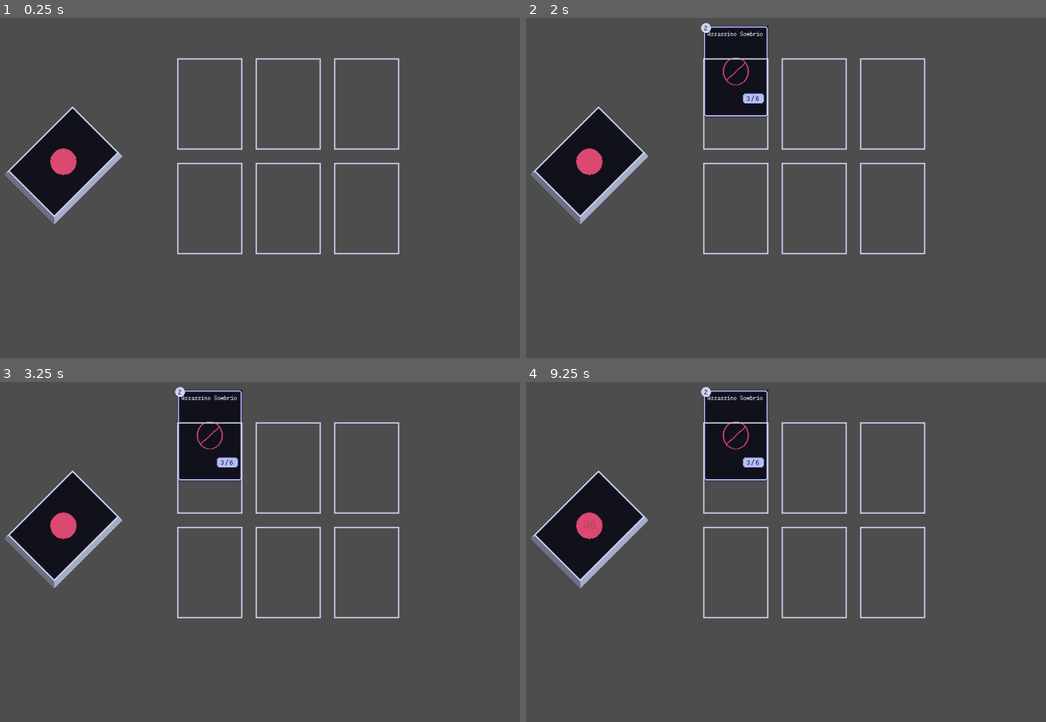
Above: before the commit, frames 1-4 (two rows, left to right).
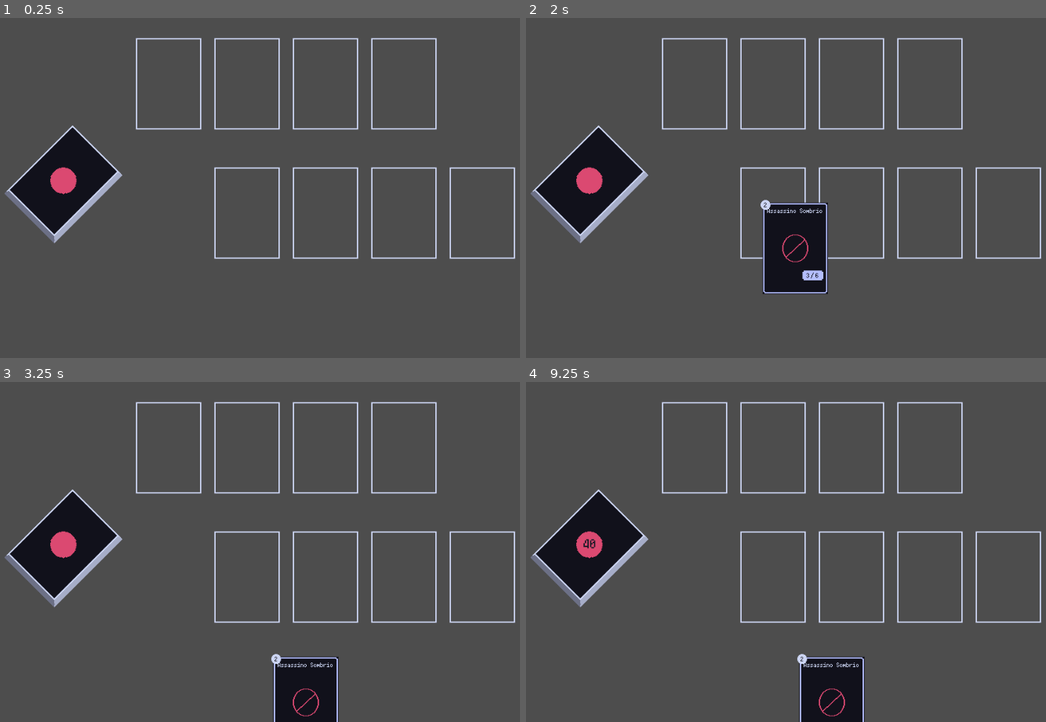
Above: after the commit, the same moments.

Repository: Ilwel/tcg-godot
Game: Godot game, scene res://scenes/DuelGameScreen.tscn
Same seed, same stepped clock (60 frames per second), same inputs: the game is played once before the commit and once after it.
Inputs (mouse positions are in pixels of both pictures, inside the frame that each line leads up to):
- Up to frame 1 (0.25 s): no input
- Up to frame 2 (2 s): tap Enter at 0.5 s; drag from (588, 164) to (734, 103) at 0.52 s; drag from (832, 337) to (734, 103) at 1.27 s
- Up to frame 3 (3.25 s): click (208, 467) at 2.17 s; tap Space at 2.75 s; drag from (275, 616) to (208, 467) at 2.77 s
- Up to frame 4 (9.25 s): tap Enter at 3.5, 5 s; move the mouse to (1020, 599) at 3.52 s; click (1020, 599) at 3.67 s; tap Space at 4.25, 5.75 s; drag from (645, 494) to (734, 572) at 4.27 s; move the mouse to (864, 545) at 5.02 s; click (864, 545) at 5.17 s; drag from (739, 456) to (895, 572) at 5.77 s; move the mouse to (968, 528) at 6.52 s; click (968, 528) at 6.67 s; drag from (708, 562) to (895, 572) at 7.27 s; move the mouse to (895, 467) at 8.02 s; click (895, 467) at 8.17 s; drag from (801, 616) to (588, 528) at 8.77 s

The runs differ from the first frame. In frame 1, 7.7% of the frame differs, in the area x 0-100%, y 5-71%; in frame 2, 14%, in the area x 0-100%, y 1-82%; in frame 3, 13%; in frame 4, 13%.

Commit message:
feat: fields layout with aces

Diff:
--- a/scenes/DuelGameScreen.tscn
+++ b/scenes/DuelGameScreen.tscn
@@ -9,10 +9,10 @@
 anchors_preset = 15
 anchor_right = 1.0
 anchor_bottom = 1.0
-offset_left = 234.0
-offset_top = 44.0
-offset_right = 673.0
-offset_bottom = 418.0
+offset_left = 290.0
+offset_top = 32.0
+offset_right = 729.0
+offset_bottom = 406.0
 grow_horizontal = 2
 grow_vertical = 2
 
--- a/scenes/Fields.tscn
+++ b/scenes/Fields.tscn
@@ -9,26 +9,40 @@
 grow_horizontal = 2
 grow_vertical = 2
 
-[node name="Control" type="GridContainer" parent="."]
+[node name="HBoxContainer" type="HBoxContainer" parent="."]
+layout_mode = 2
+theme_override_constants/separation = 20
+
+[node name="CardSlot" parent="HBoxContainer" instance=ExtResource("1_yqmkh")]
+layout_mode = 2
+
+[node name="Control" type="GridContainer" parent="HBoxContainer"]
 layout_mode = 2
 theme_override_constants/h_separation = 20
-theme_override_constants/v_separation = 20
+theme_override_constants/v_separation = 58
 columns = 3
 
-[node name="CardSlot" parent="Control" instance=ExtResource("1_yqmkh")]
+[node name="CardSlot" parent="HBoxContainer/Control" instance=ExtResource("1_yqmkh")]
 layout_mode = 2
 
-[node name="CardSlot2" parent="Control" instance=ExtResource("1_yqmkh")]
+[node name="CardSlot2" parent="HBoxContainer/Control" instance=ExtResource("1_yqmkh")]
 layout_mode = 2
 
-[node name="CardSlot3" parent="Control" instance=ExtResource("1_yqmkh")]
+[node name="CardSlot3" parent="HBoxContainer/Control" instance=ExtResource("1_yqmkh")]
 layout_mode = 2
 
-[node name="CardSlot4" parent="Control" instance=ExtResource("1_yqmkh")]
+[node name="CardSlot4" parent="HBoxContainer/Control" instance=ExtResource("1_yqmkh")]
 layout_mode = 2
 
-[node name="CardSlot5" parent="Control" instance=ExtResource("1_yqmkh")]
+[node name="CardSlot5" parent="HBoxContainer/Control" instance=ExtResource("1_yqmkh")]
 layout_mode = 2
 
-[node name="CardSlot6" parent="Control" instance=ExtResource("1_yqmkh")]
+[node name="CardSlot6" parent="HBoxContainer/Control" instance=ExtResource("1_yqmkh")]
 layout_mode = 2
+
+[node name="VBoxContainer" type="VBoxContainer" parent="HBoxContainer"]
+layout_mode = 2
+alignment = 2
+
+[node name="CardSlot2" parent="HBoxContainer/VBoxContainer" instance=ExtResource("1_yqmkh")]
+layout_mode = 2
--- a/scenes/HandNDeck.tscn
+++ b/scenes/HandNDeck.tscn
@@ -9,7 +9,7 @@
 script = ExtResource("1_1mf1e")
 
 [node name="PlayerDeck" parent="." node_paths=PackedStringArray("player_hand") instance=ExtResource("3_effmb")]
-position = Vector2(109.00003, 244.00003)
+position = Vector2(109.000015, 273)
 player_hand = NodePath("../HandFlat")
 
 [node name="HandFlat" parent="." node_paths=PackedStringArray("card_manager") instance=ExtResource("3_mkpjl")]
